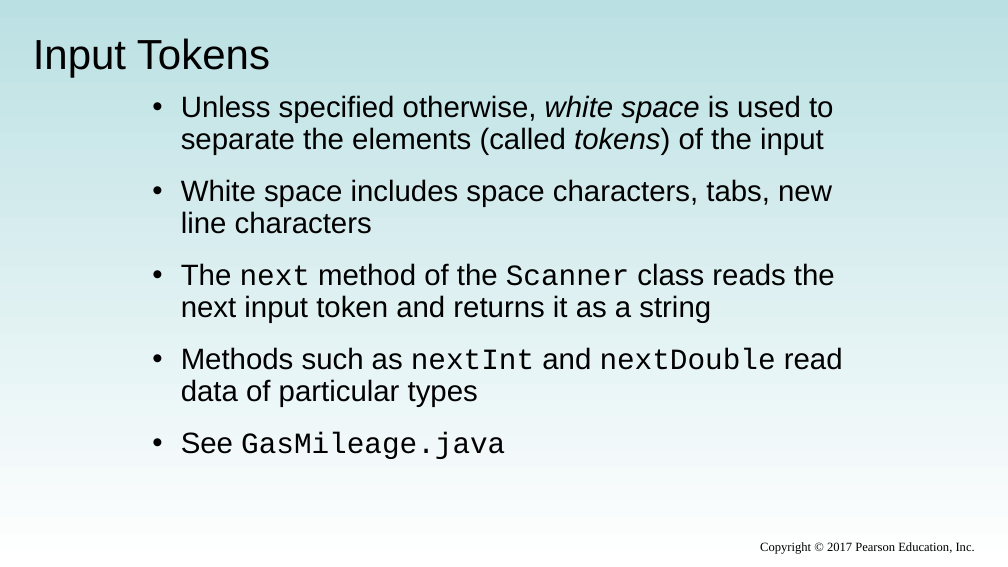
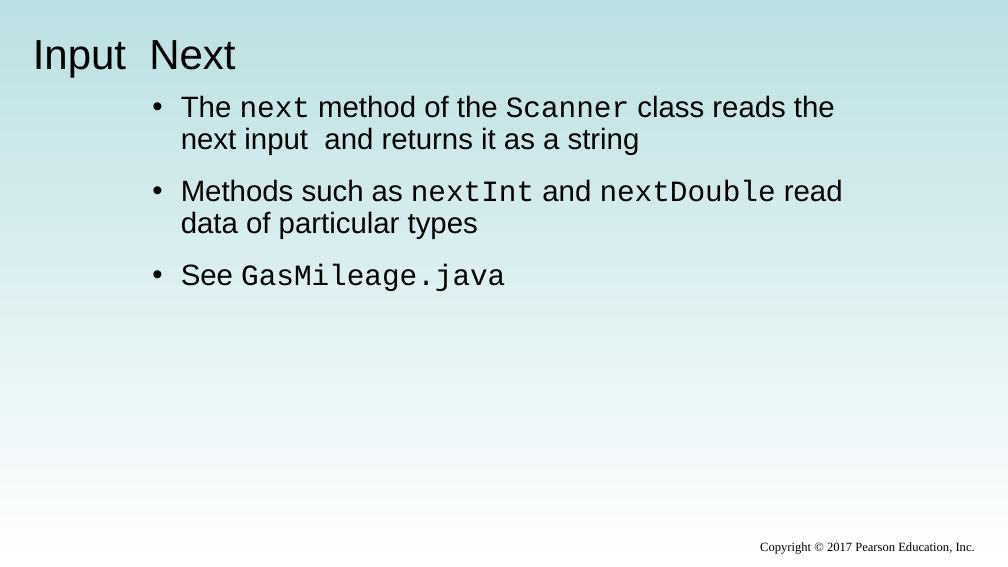
Before and after one commit to xiaoleibi/DMU26, a slide deck: slide 53 of ppt/Uge38 Datatype og expression (1).pptx (slide 55 before the commit). Drawn at 1008x567 pixels with LibreOffice and Linux fonts; fonts in the diff are those of the drawing. Boxes give left, top, right and bottom in pixels: in the first picture for what was removed or moved away, otherwise in the second. Text is boxed around its words. In the diff, an @@ line names an element or a change of style, - is before the commit and + after.

```diff
--- a/ppt/Uge38 Datatype og expression (1).pptx
+++ b/ppt/Uge38 Datatype og expression (1).pptx
@@ title at <box>33,40,235,77</box>: text changed @@
-Input Tokens
+Input Next
@@ text at <box>181,95,835,155</box>: text changed @@
-• Unless specified otherwise, white space is used to separate the elements (called tokens) of the input
-• White space includes space characters, tabs, new line characters
-• The next method of the Scanner class reads the next input token and returns it as a string
+• The next method of the Scanner class reads the next input and returns it as a string
```
Also in this commit, not shown: 9 other slides changed, 2 slides added, 4 slides removed.
